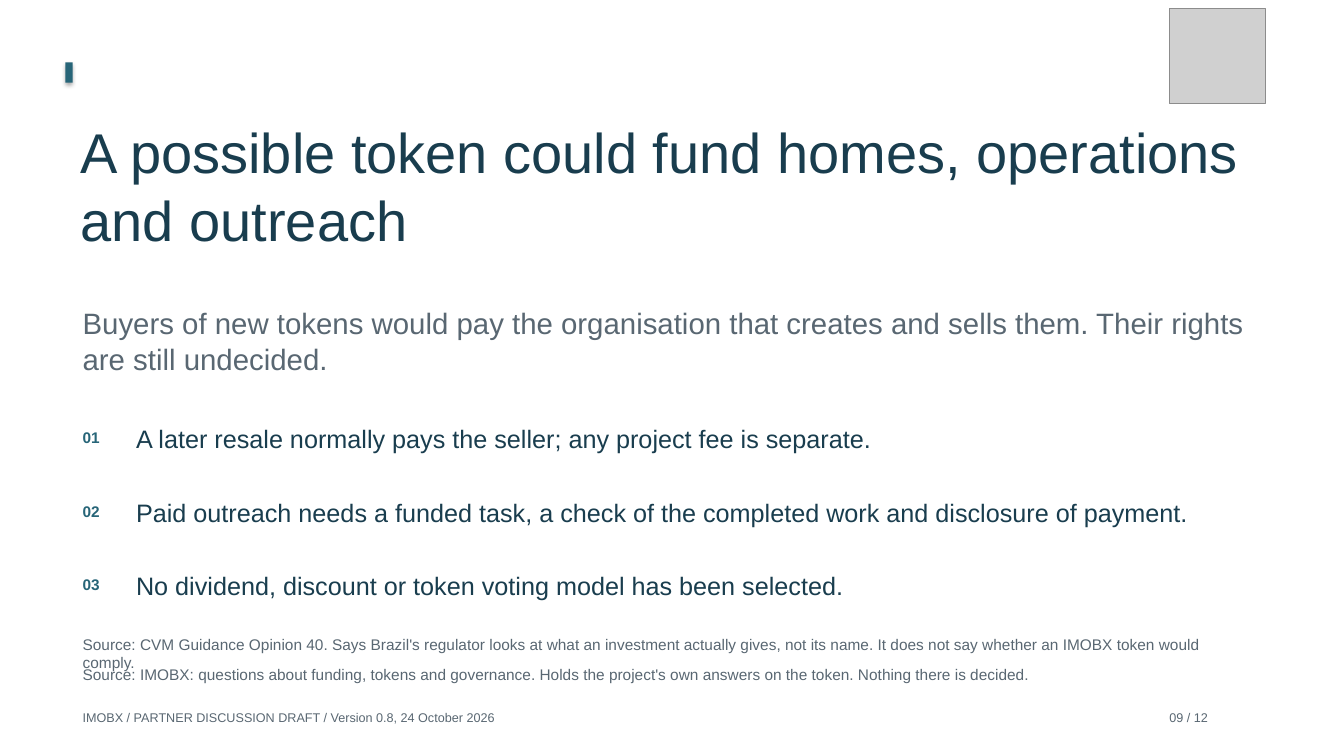
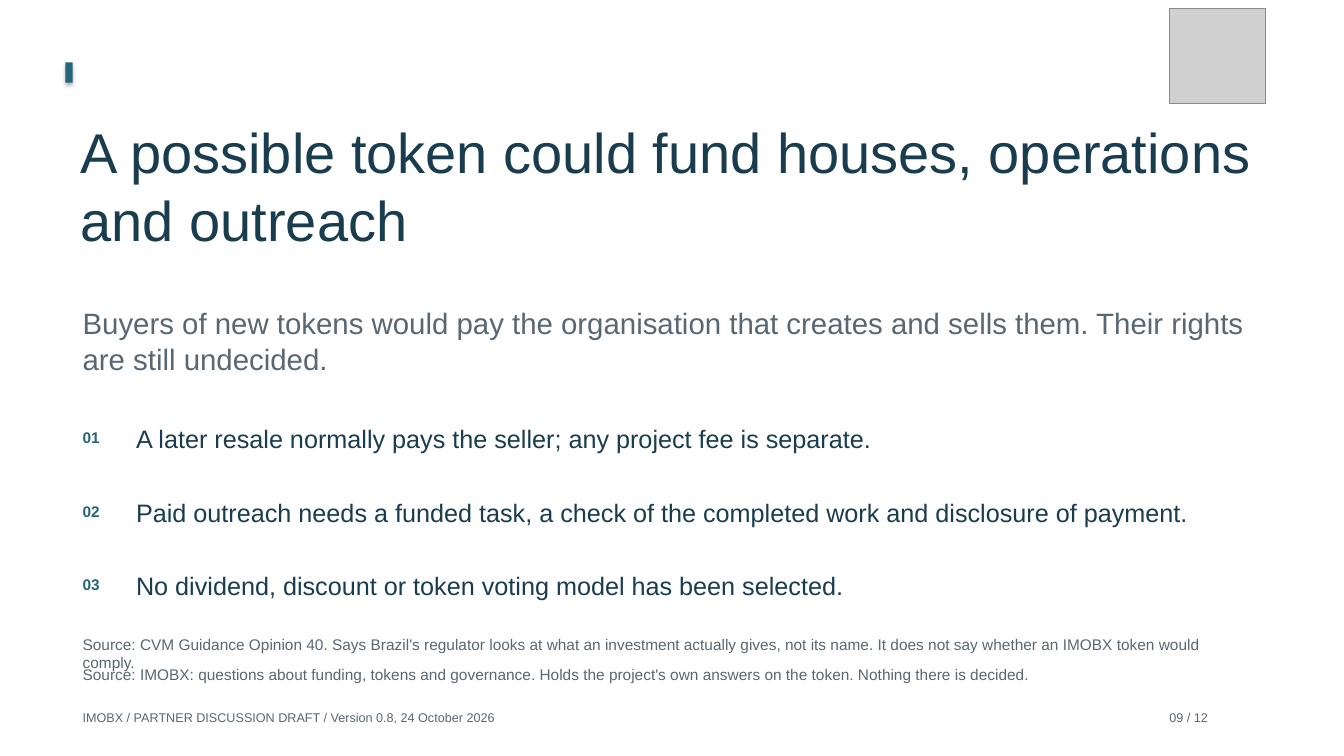
Before and after one commit to Siah-kin/imobx-website, a slide deck: slide 9 of pitchdeck.pptx. Drawn at 1344x756 pixels with LibreOffice and Linux fonts; fonts in the diff are those of the drawing; grey boxes stand for pictures. Boxes give left, top, right and bottom in pixels: in the first picture for what was removed or moved away, otherwise in the second. Text is boxed around its words. In the diff, an @@ line names an element or a change of style, - is before the commit and + after.

```diff
--- a/pitchdeck.pptx
+++ b/pitchdeck.pptx
@@ text at <box>81,132,1250,242</box>: text changed @@
-A possible token could fund homes, operations and outreach
+A possible token could fund houses, operations and outreach
```
Also in this commit, not shown: 5 other slides changed, 46 other files.
